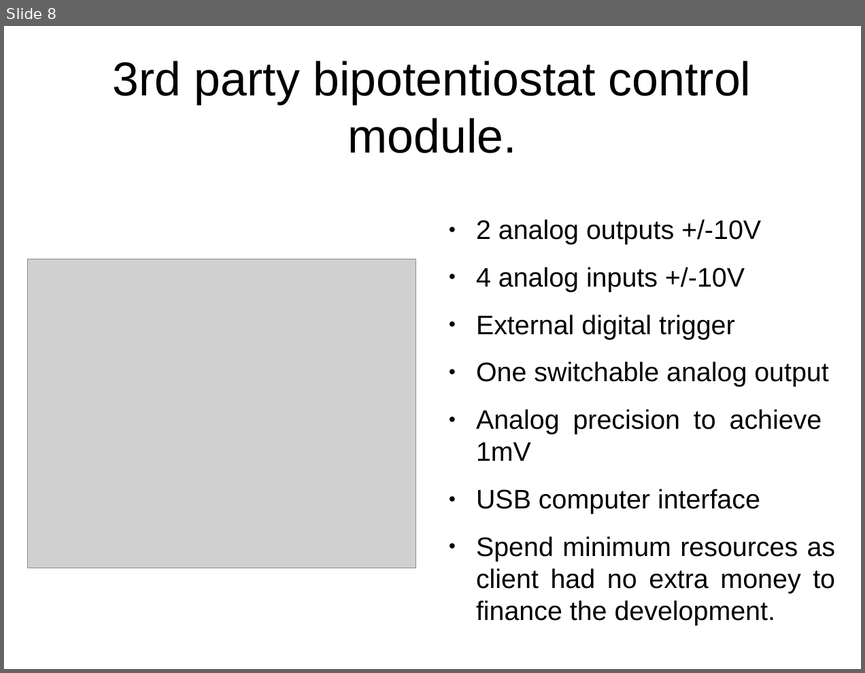
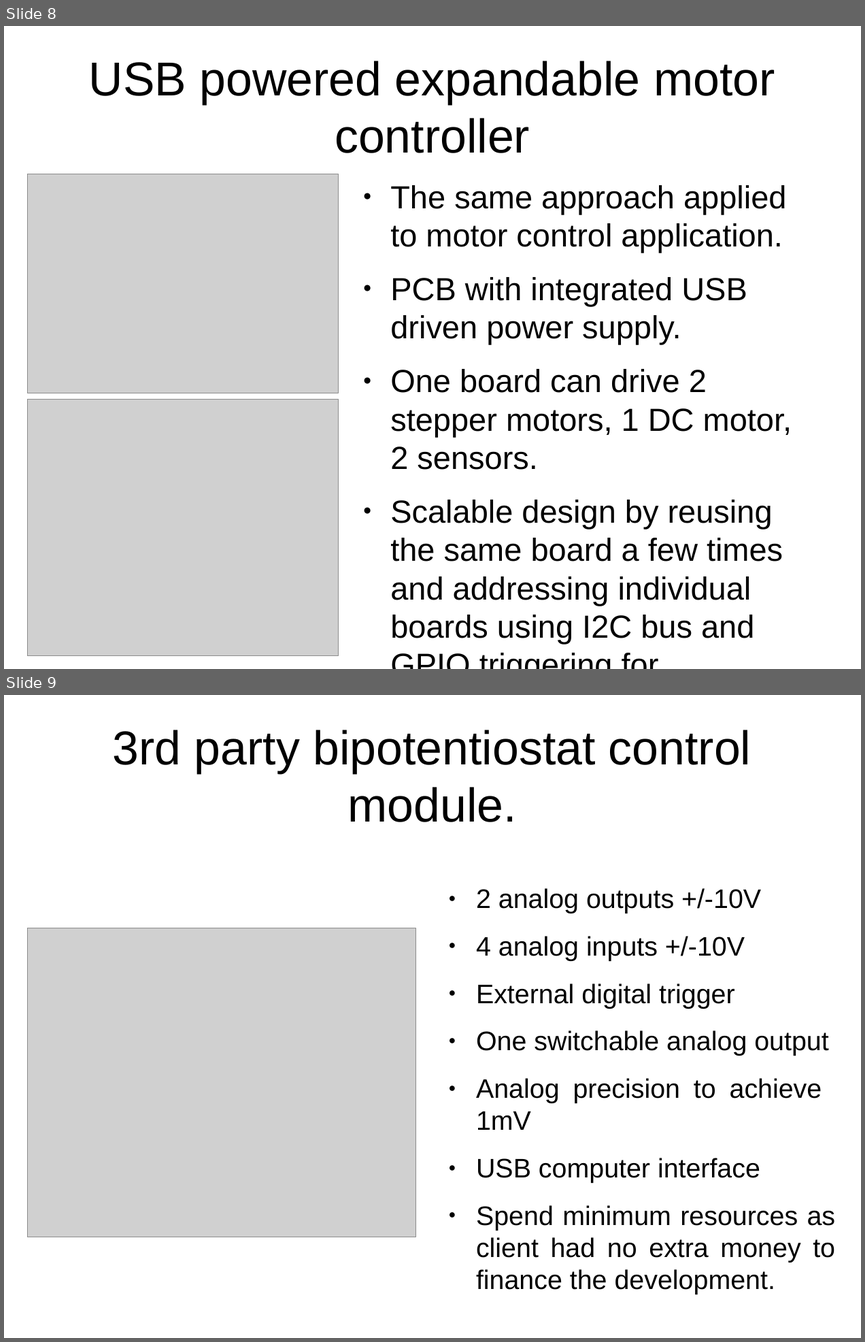
Before and after one commit to z80/mapper, a slide deck: docs/pres/pres.odp. Shown one above the other, each under a label of ours: slide 8 before the commit, slides 8 and 9 after it. The pictures are 865x673 and 865x1342 pixels, drawn with LibreOffice and Linux fonts; fonts in the diff are those of the drawing; grey boxes stand for pictures. Boxes give left, top, right and bottom in pixels: in the first picture for what was removed or moved away, otherwise in the second. Text is boxed around its words. In the diff, an @@ line names an element or a change of style, - is before the commit and + after.

```diff
--- a/docs/pres/pres.odp
+++ b/docs/pres/pres.odp
@@ slide 8 added at <box>4,26,861,669</box>, background #FFFFFF @@
@@ title added at <box>89,61,774,153</box>, 44 pt, text #000000 @@
+USB powered expandable motor controller
@@ picture added at <box>27,174,339,393</box> @@
@@ text added at <box>390,185,791,643</box>, 29.6 pt, text #000000 @@
+● The same approach applied to motor control application.
+● PCB with integrated USB driven power supply.
+● One board can drive 2 stepper motors, 1 DC motor, 2 sensors.
+● Scalable design by reusing the same board a few times and addressing individual boards using I2C bus and GPIO triggering for synchronization.
@@ picture added at <box>27,399,339,656</box> @@
@@ what was slide 8 is now slide 9 @@
```
Also in this commit, not shown: 1 slide changed, 1 other file.
